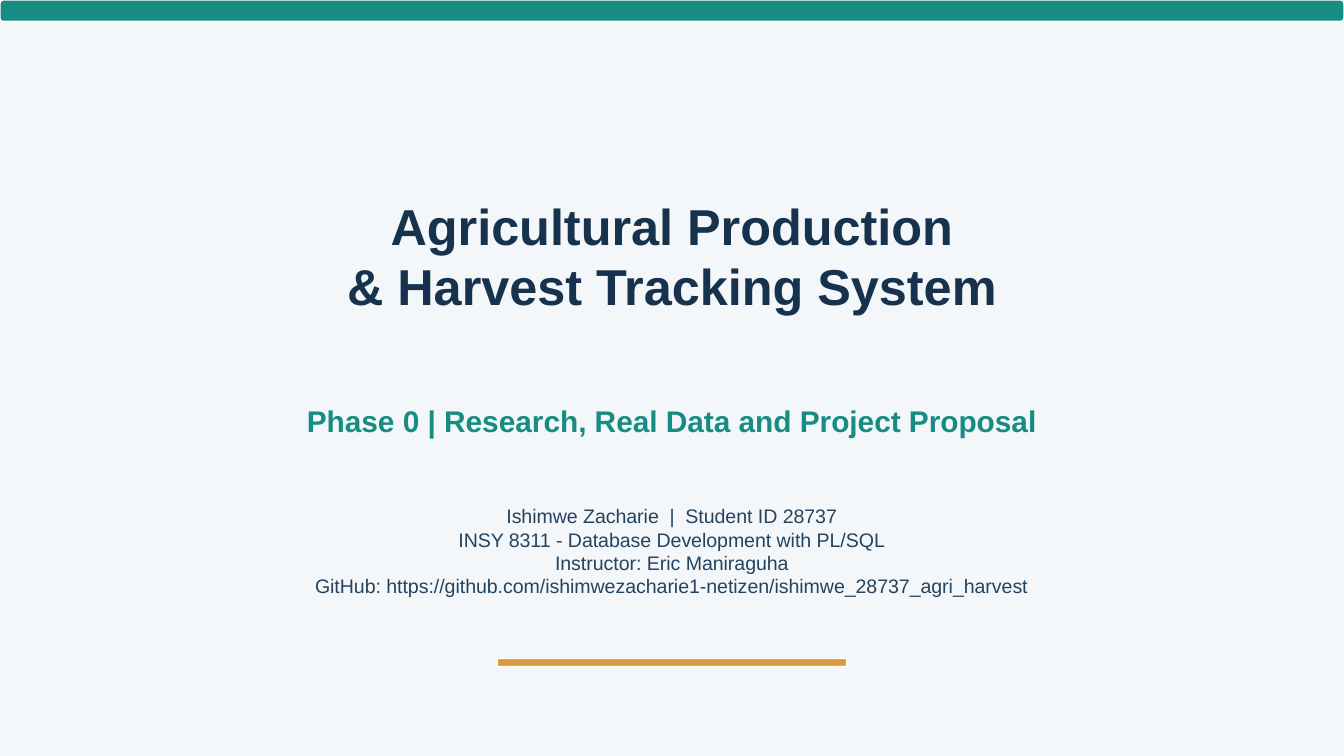
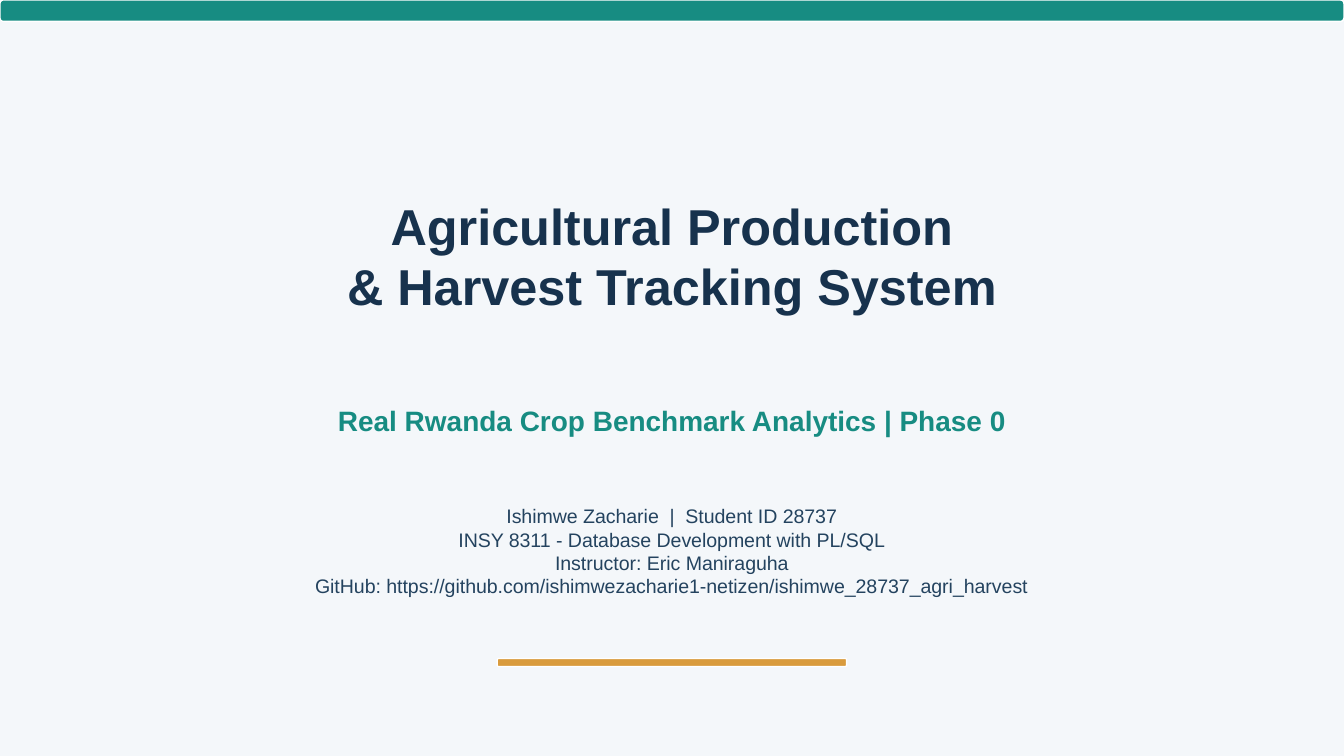
Before and after one commit to ishimwezacharie1-netizen/ishimwe_28737_agri_harvest, a slide deck: slide 1 of docs/presentation/Phase0_Presentation.pptx. Drawn at 1344x756 pixels with LibreOffice and Linux fonts; fonts in the diff are those of the drawing. Boxes give left, top, right and bottom in pixels: in the first picture for what was removed or moved away, otherwise in the second. Text is boxed around its words. In the diff, an @@ line names an element or a change of style, - is before the commit and + after.

```diff
--- a/docs/presentation/Phase0_Presentation.pptx
+++ b/docs/presentation/Phase0_Presentation.pptx
@@ text at <box>338,410,1006,436</box>: text changed; size 16 to 15 pt @@
-Phase 0 | Research, Real Data and Project Proposal
+Real Rwanda Crop Benchmark Analytics | Phase 0
```
Also in this commit, not shown: 10 other slides changed, 6 other files.
